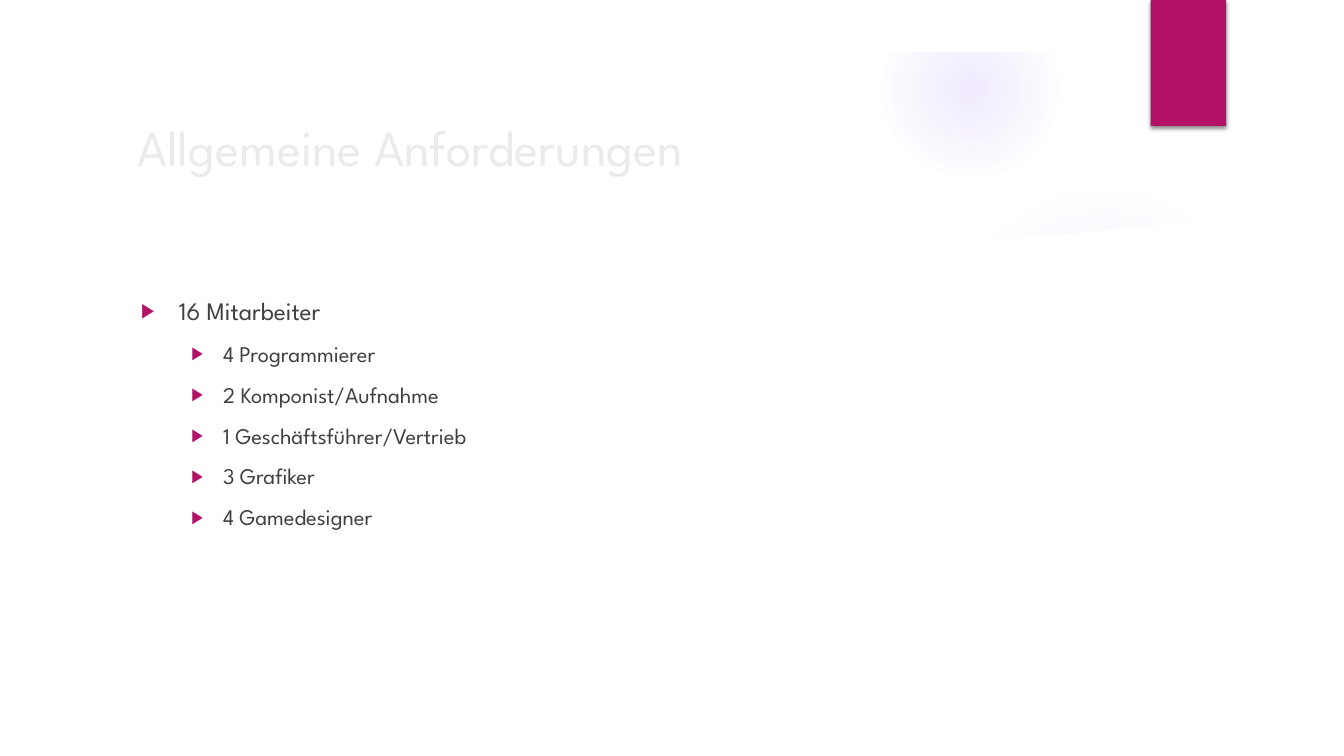
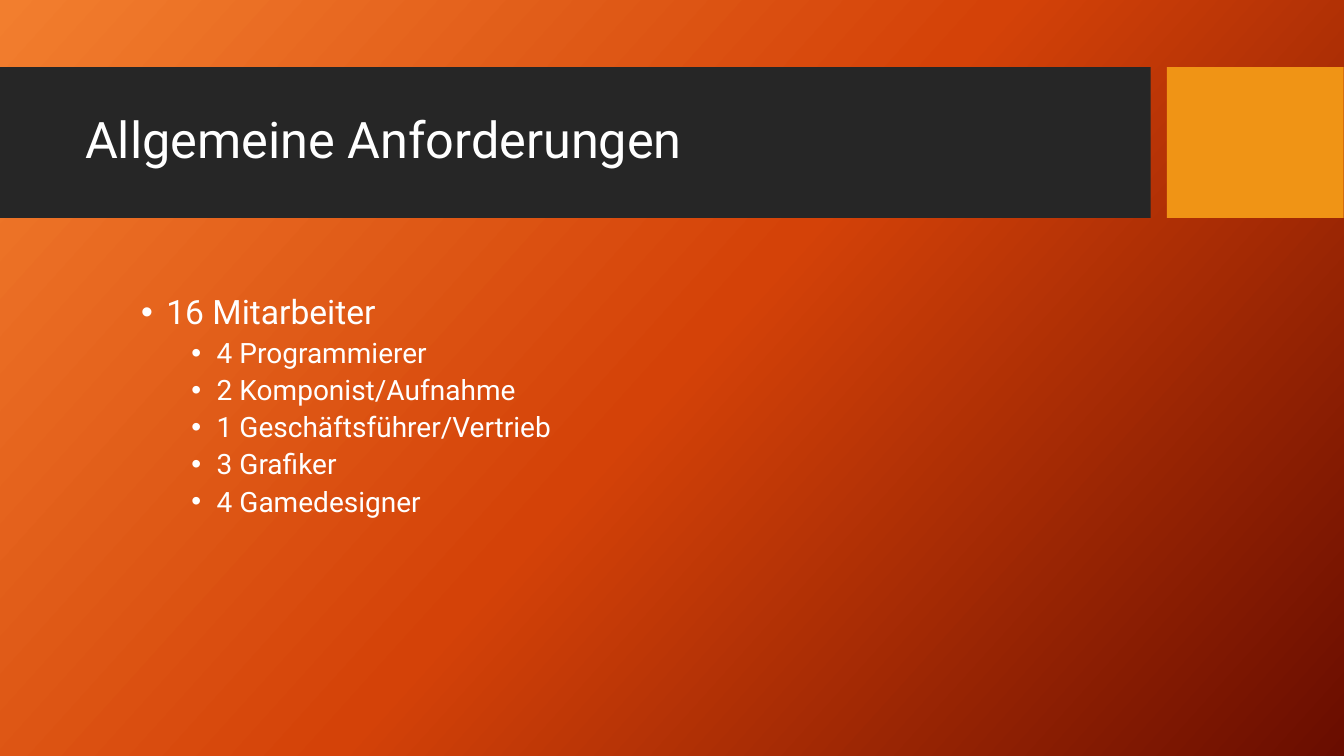
Before and after one commit to HaJaReDeluxe/mintBerryCrunchGames, a slide deck: slide 3 of Angebot für mintBerryCrunchGames GmbH.pptx. Drawn at 1344x756 pixels with LibreOffice and Linux fonts; fonts in the diff are those of the drawing; background and template pictures are left out. Boxes give left, top, right and bottom in pixels: in the first picture for what was removed or moved away, otherwise in the second. Text is boxed around its words. In the diff, an @@ line names an element or a change of style, - is before the commit and + after.

Commit message:
Neues Layout

```diff
--- a/Angebot für mintBerryCrunchGames GmbH.pptx
+++ b/Angebot für mintBerryCrunchGames GmbH.pptx
@@ group removed at (x1=0, y1=0, x2=1344, y2=756): 5 ellipses, 3 freeform shapes @@
@@ rectangle removed at (x1=1150, y1=0, x2=1226, y2=126) @@
@@ rectangle added at (x1=0, y1=68, x2=1150, y2=219), fill #262626 @@
@@ title "Allgemeine Anforderungen" moved from (x1=127, y1=107, x2=1093, y2=185) to (x1=85, y1=119, x2=682, y2=169) @@
@@ title "Allgemeine Anforderungen" at (x1=85, y1=119, x2=682, y2=169): font League Spartan to Roboto, text colour #EBEBEB to #FFFFFF; line spacing 1 to 0.9 @@
@@ rectangle added at (x1=1167, y1=68, x2=1343, y2=219), fill #F09415 @@
@@ text "16 Mitarbeiter" at (x1=166, y1=298, x2=550, y2=518): size 18 to 24 pt in "16 Mitarbeiter"; font League Spartan to Roboto, text colour #404040 to #FFFFFF; size 16 to 20 pt in "4 Programmierer", "2 Komponist/Aufnahme", "1 Geschäftsführer/Vertrieb", "3 Grafiker" and 1 more places; bullet ▶ to •; line spacing 1 to 0.9; less space between paragraphs @@
```
Also in this commit, not shown: 3 other slides changed, 4 slides added, 8 slides removed.
